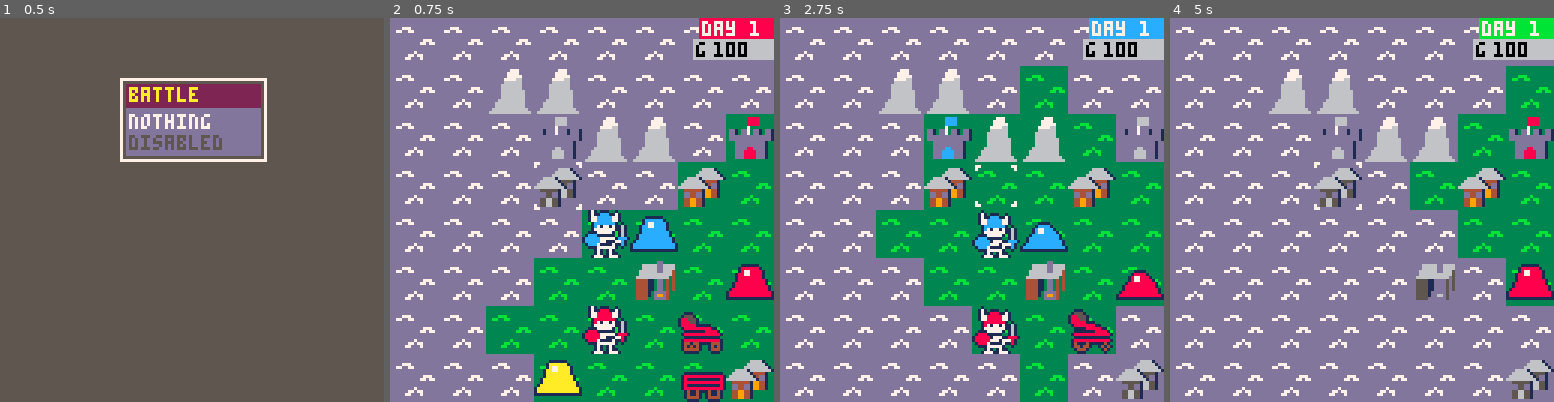
Above: before the commit, frames 1-4 (left to right).
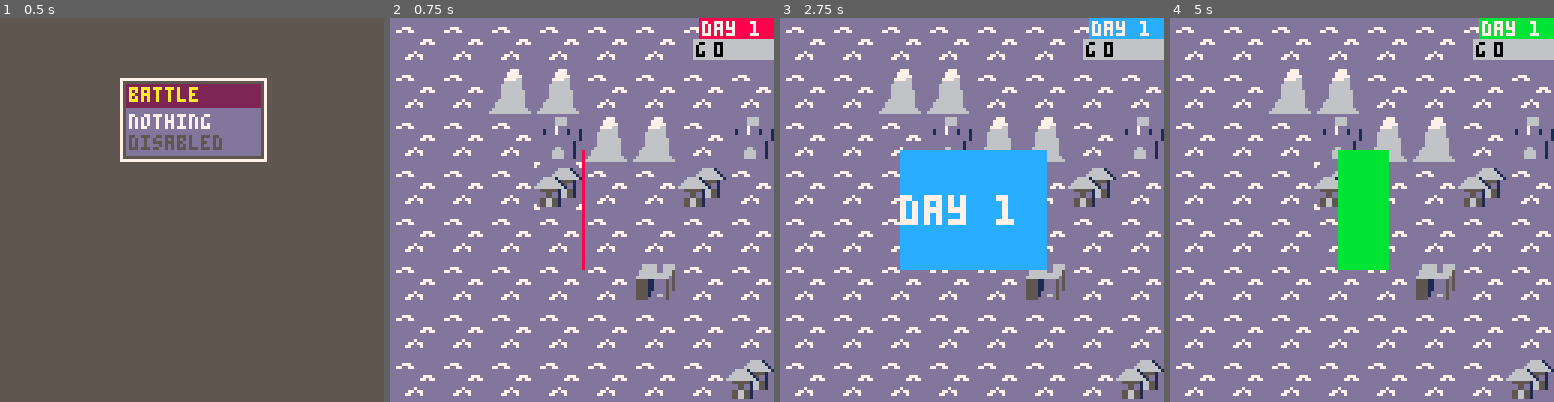
Above: after the commit, the same moments.

Repository: Cuttleshock/PICO-8-projects
Game: PICO-8 cartridge wars.p8
Two runs of this game, one before a commit and one after it. Both use one fixed random seed, a clock stepped at 60 frames per second and the inputs below.
Inputs:
- Up to frame 1 (0.5 s): tap X (X key) at 0.33 s
- Up to frame 2 (0.75 s): tap O (Z key) at 0.7 s
- Up to frame 3 (2.75 s): tap X (X key) at 1.07, 1.85 s; hold Right 1.6-2.1 s; tap O (Z key) at 1.7, 2.1, 2.5 s; hold Up 2.15-2.42 s; hold Right from 2.47 s (still down)
- Up to frame 4 (5 s): tap O (Z key) every 0.4 s from 2.9 to 4.9 s; tap X (X key) at 2.97, 4.08 s; release Right at 3.03 s; hold Left 3.08-3.58 s; hold Down 3.63-3.97 s; hold Right 4.02-4.68 s; hold Up from 4.73 s (still down)

Frame 1 is identical in both runs. In frame 2, 34% of the frame differs, in the area x 25-100%, y 6-100%; in frame 3, 37%; in frame 4, 17%.

Commit message:
Create animate_end_turn_frame(); arrange so that all units are hidden if fog is active

Diff:
--- a/wars.p8
+++ b/wars.p8
@@ -436,20 +436,26 @@
 function end_turn(cb)
 	active_faction=active_faction%#battle_factions + 1
 	if (active_faction==1) battle_turn+=1
-	for u in all(units) do
-		u.moved=false
-		if u.faction==battle_factions[active_faction] and u.faction==properties[xy2n(u.x,u.y)] then
-			u.hp = min(u.hp+k_city_heal, k_max_unit_hp)
-		end
-	end
-	for n,f in pairs(properties) do
-		if f==battle_factions[active_faction] then
-			local newfunds=faction_funds[battle_factions[active_faction]]+k_city_income
-			faction_funds[battle_factions[active_faction]]=min(newfunds,k_max_funds)
-		end
-	end
-	update_visible()
-	start_animation(truthy_noop, cb or noop)
+	start_animation(
+		animate_end_turn_frame,
+		(function()
+			for u in all(units) do
+				u.moved=false
+				if u.faction==battle_factions[active_faction] and u.faction==properties[xy2n(u.x,u.y)] then
+					u.hp = min(u.hp+k_city_heal, k_max_unit_hp)
+				end
+			end
+			for n,f in pairs(properties) do
+				if f==battle_factions[active_faction] then
+					local newfunds=faction_funds[battle_factions[active_faction]]+k_city_income
+					faction_funds[battle_factions[active_faction]]=min(newfunds,k_max_funds)
+				end
+			end
+			update_visible()
+			if (cb) cb()
+		end),
+		0
+	)
 end
 
 function make_factory_menu()
@@ -1171,6 +1177,19 @@
 			print(menu.ref[i].text,x+3,y-4+i*8,7) -- white
 		end
 	end
+end
+
+function animate_end_turn_frame(frame)
+	if frame==0 and fog then
+		local tmp=active_faction
+		active_faction=0
+		update_visible()
+		active_faction=tmp
+	end
+	local x0,y0=cam_x*k_tilesize+64,cam_y*k_tilesize+64
+	rectfill(x0-4*min(frame,16),y0-20,x0+4*min(frame,16),y0+19,faction_colours[battle_factions[active_faction]])
+	if (frame>=6) print('\^w\^tday '..battle_turn,x0-24,y0-5,7) -- white
+	return false,frame+1
 end
 
 function animate_skirmish_frame(attacker,defender,frame)
